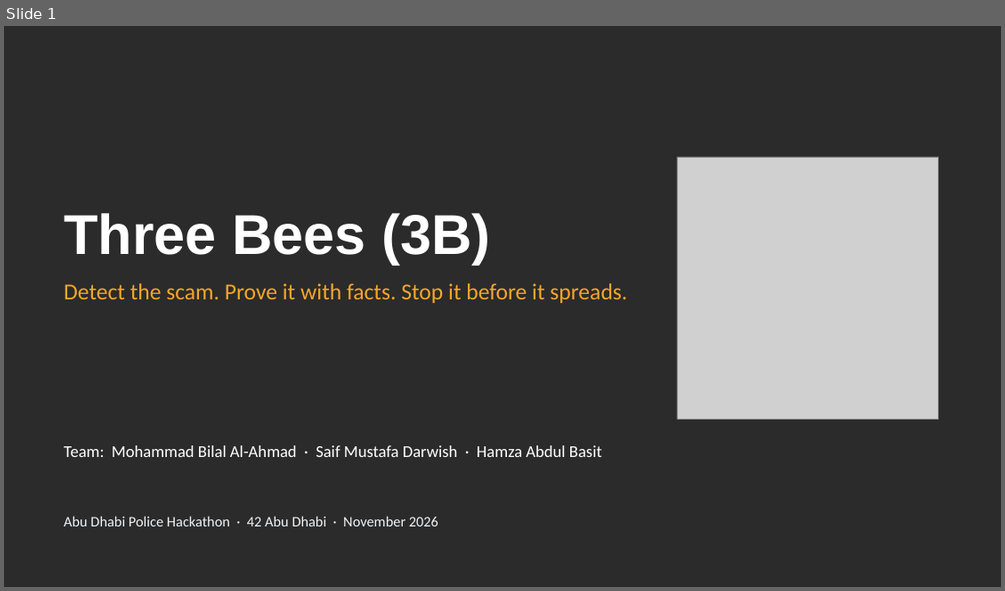
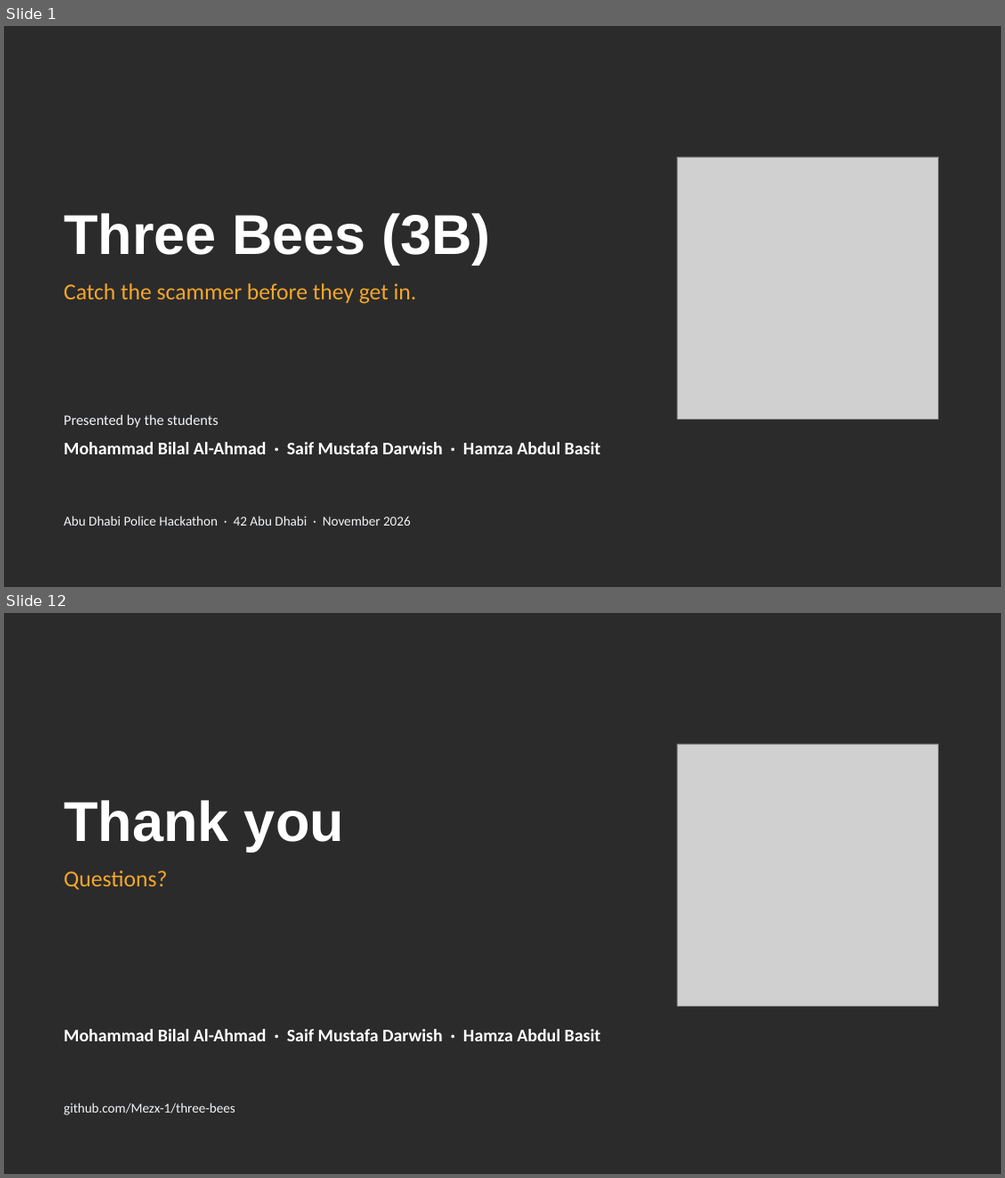
Before and after one commit to Mezx-1/three-bees, a slide deck: docs/presentation/ThreeBees_3B.pptx. Shown one above the other, each under a label of ours: slide 1 before the commit, slides 1 and 12 after it; the slides between them are not shown. The pictures are 1005x591 and 1005x1178 pixels, drawn with LibreOffice and Linux fonts; fonts in the diff are those of the drawing; grey boxes stand for pictures; background and template pictures are left out; a plain dark background stands for a picture behind light text. Boxes give left, top, right and bottom in pixels: in the first picture for what was removed or moved away, otherwise in the second. Text is boxed around its words. In the diff, an @@ line names an element or a change of style, - is before the commit and + after.

```diff
--- a/docs/presentation/ThreeBees_3B.pptx
+++ b/docs/presentation/ThreeBees_3B.pptx
@@ slide 12 added at [4,613,1001,1174], background picture (left out) @@
@@ picture added at [677,744,938,1005] @@
@@ title added at [64,800,344,851], 54 pt, text #FFFFFF, bold @@
+Thank you
@@ text added at [64,870,167,890], 22 pt, text #F4A62A @@
+Questions?
@@ text added at [64,1029,601,1041], 17 pt, text #FFFFFF, bold @@
+Mohammad Bilal Al-Ahmad · Saif Mustafa Darwish · Hamza Abdul Basit
@@ text added at [64,1103,235,1115], 13 pt, text #F2F4F7 @@
+github.com/Mezx-1/three-bees
@@ slide 1 changed as well @@
@@ text at [64,283,417,304]: text changed @@
-Detect the scam. Prove it with facts. Stop it before it spreads.
+Catch the scammer before they get in.
@@ text added at [64,414,218,427], 14 pt, text #F2F4F7 @@
+Presented by the students
@@ text at [64,442,601,454]: text changed; size 16 to 17 pt; bold on @@
-Team: Mohammad Bilal Al-Ahmad · Saif Mustafa Darwish · Hamza Abdul Basit
+Mohammad Bilal Al-Ahmad · Saif Mustafa Darwish · Hamza Abdul Basit
@@ text "Abu Dhabi Police Hackathon · ..." at [64,516,411,525]: size 14 to 13 pt @@
```
Also in this commit, not shown: 2 other slides changed, 10 other slides added, 9 slides removed.
